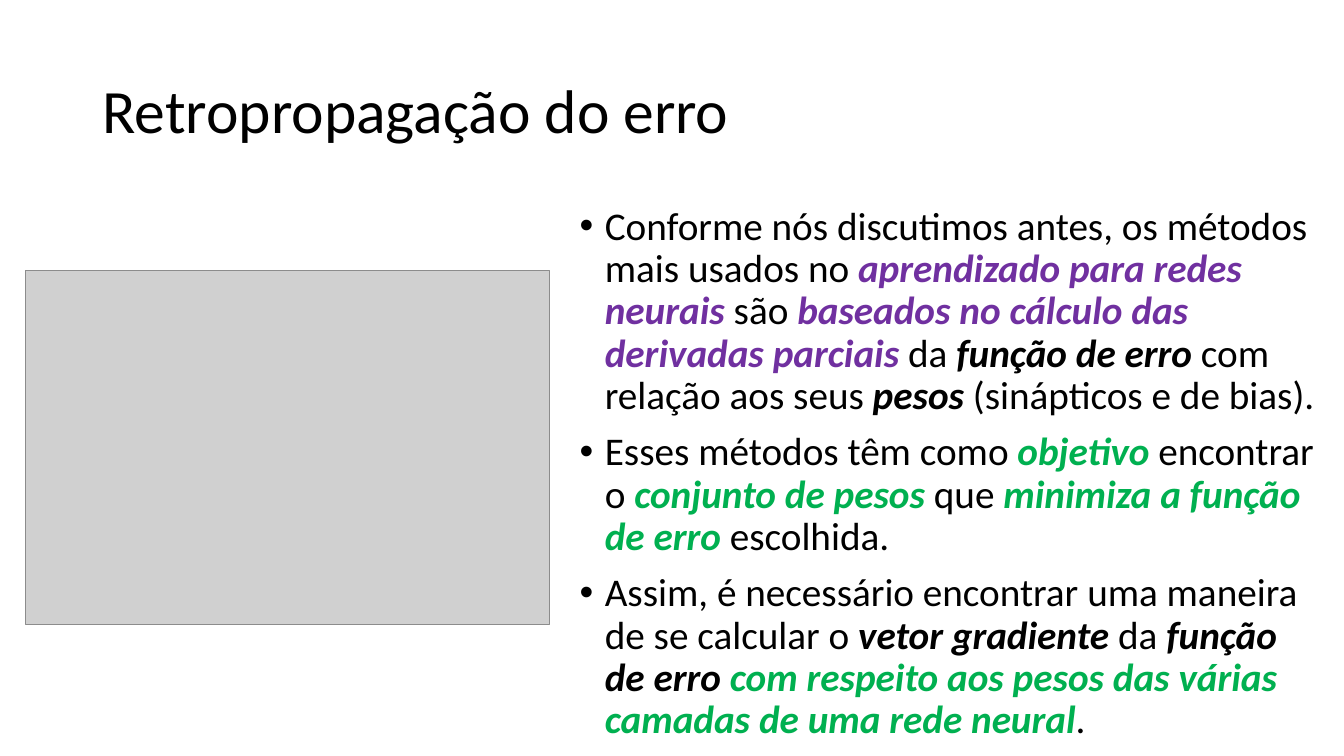
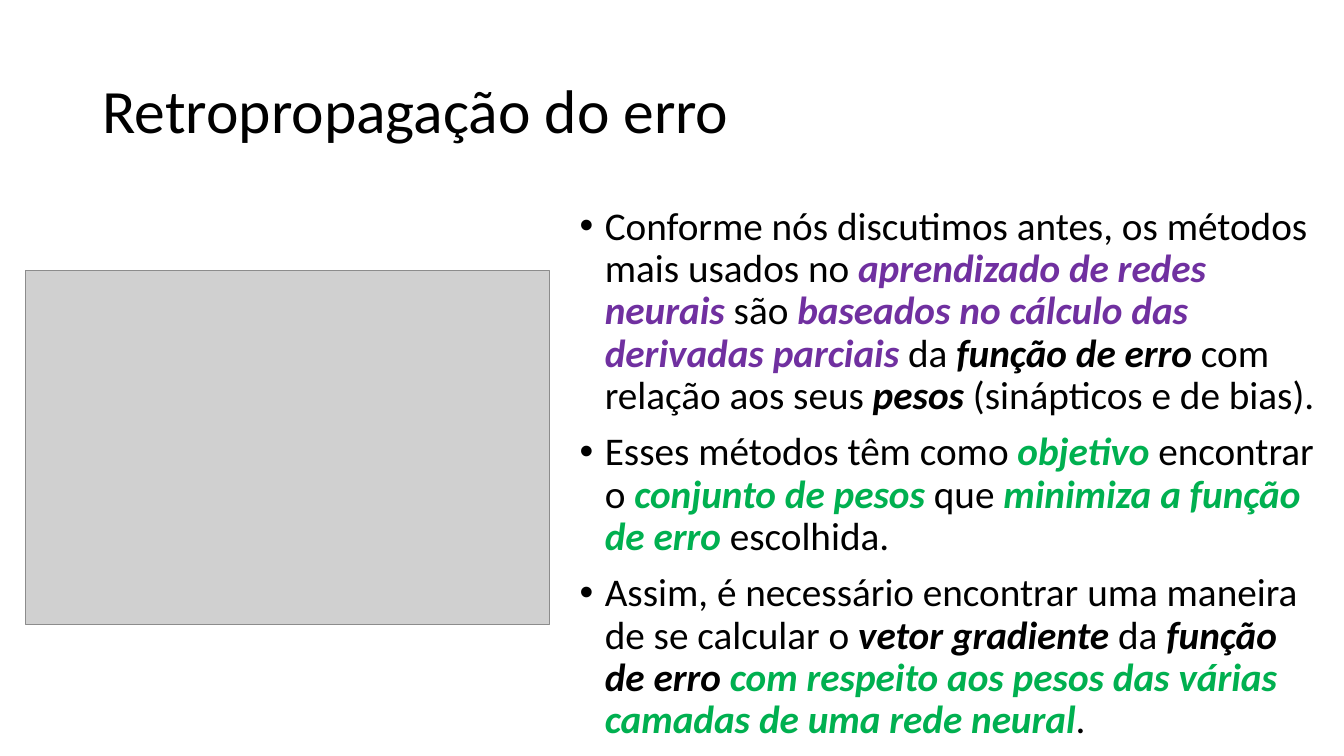
Before and after one commit to zz4fap/t320_aprendizado_de_maquina, a slide deck: slide 16 of slides/T320_Redes_Neurais_Artificiais (Parte III).pptx (slide 15 before the commit). Drawn at 1344x756 pixels with LibreOffice and Linux fonts; fonts in the diff are those of the drawing; grey boxes stand for pictures. Boxes give left, top, right and bottom in pixels: in the first picture for what was removed or moved away, otherwise in the second. Text is boxed around its words. In the diff, an @@ line names an element or a change of style, - is before the commit and + after.

```diff
--- a/slides/T320_Redes_Neurais_Artificiais (Parte III).pptx
+++ b/slides/T320_Redes_Neurais_Artificiais (Parte III).pptx
@@ text at bbox=[605, 212, 1314, 416]: text changed @@
-• Conforme nós discutimos antes, os métodos mais usados no aprendizado para redes neurais são baseados no cálculo das derivadas parciais da função de erro com relação aos seus pesos (sinápticos e de bias).
+• Conforme nós discutimos antes, os métodos mais usados no aprendizado de redes neurais são baseados no cálculo das derivadas parciais da função de erro com relação aos seus pesos (sinápticos e de bias).
```
Also in this commit, not shown: 9 other slides changed, 1 slide added, 1 other file.
